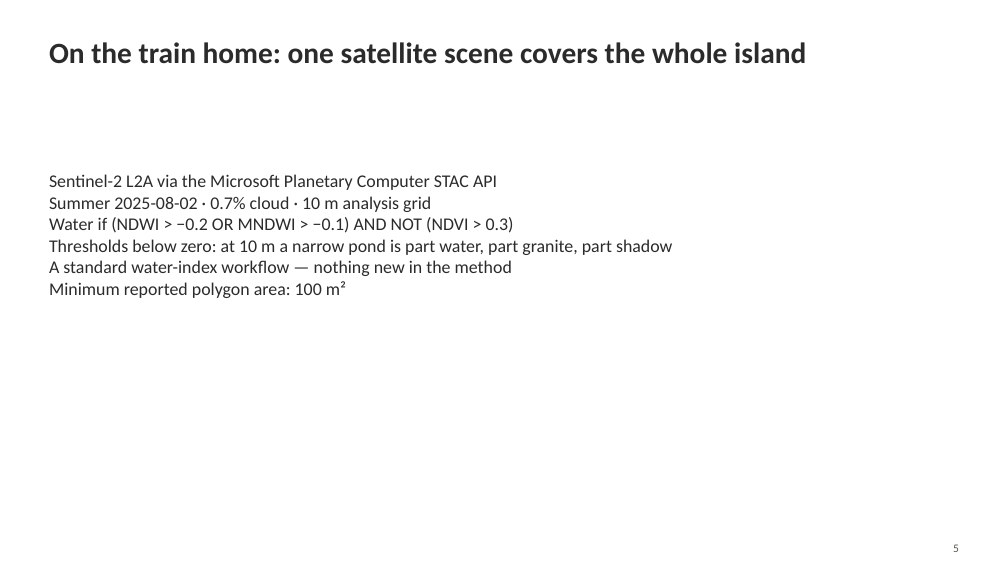
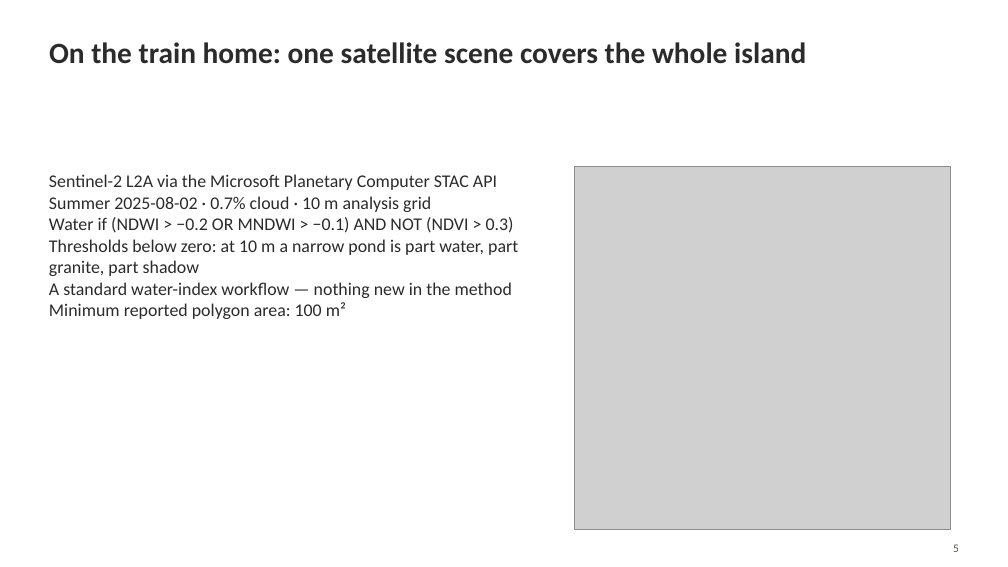
Before and after one commit to mopinfish/geo-laboratory, a slide deck: slide 5 of docs/presentations/exp002_kitagi_foss4g2026_presentation.pptx. Drawn at 1008x567 pixels with LibreOffice and Linux fonts; fonts in the diff are those of the drawing; grey boxes stand for pictures. Boxes give left, top, right and bottom in pixels: in the first picture for what was removed or moved away, otherwise in the second. Text is boxed around its words. In the diff, an @@ line names an element or a change of style, - is before the commit and + after.

```diff
--- a/docs/presentations/exp002_kitagi_foss4g2026_presentation.pptx
+++ b/docs/presentations/exp002_kitagi_foss4g2026_presentation.pptx
@@ text "Sentinel-2 L2A via the Microsoft ..." rewrapped from [49,174,672,298] to [49,174,518,319] @@
@@ picture added at [574,166,951,529] @@
```
Also in this commit, not shown: 10 other slides changed, 14 other files.
